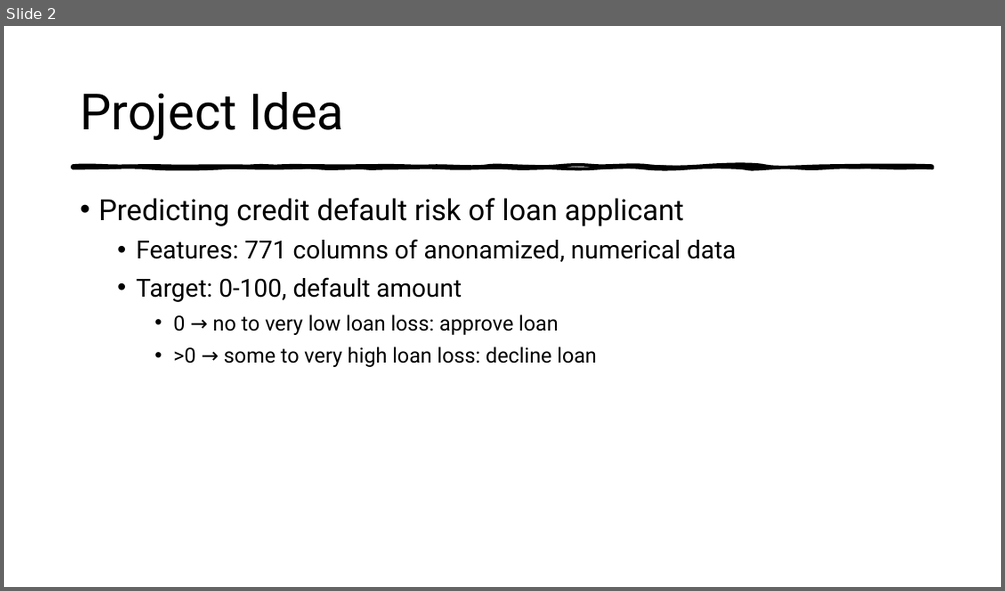
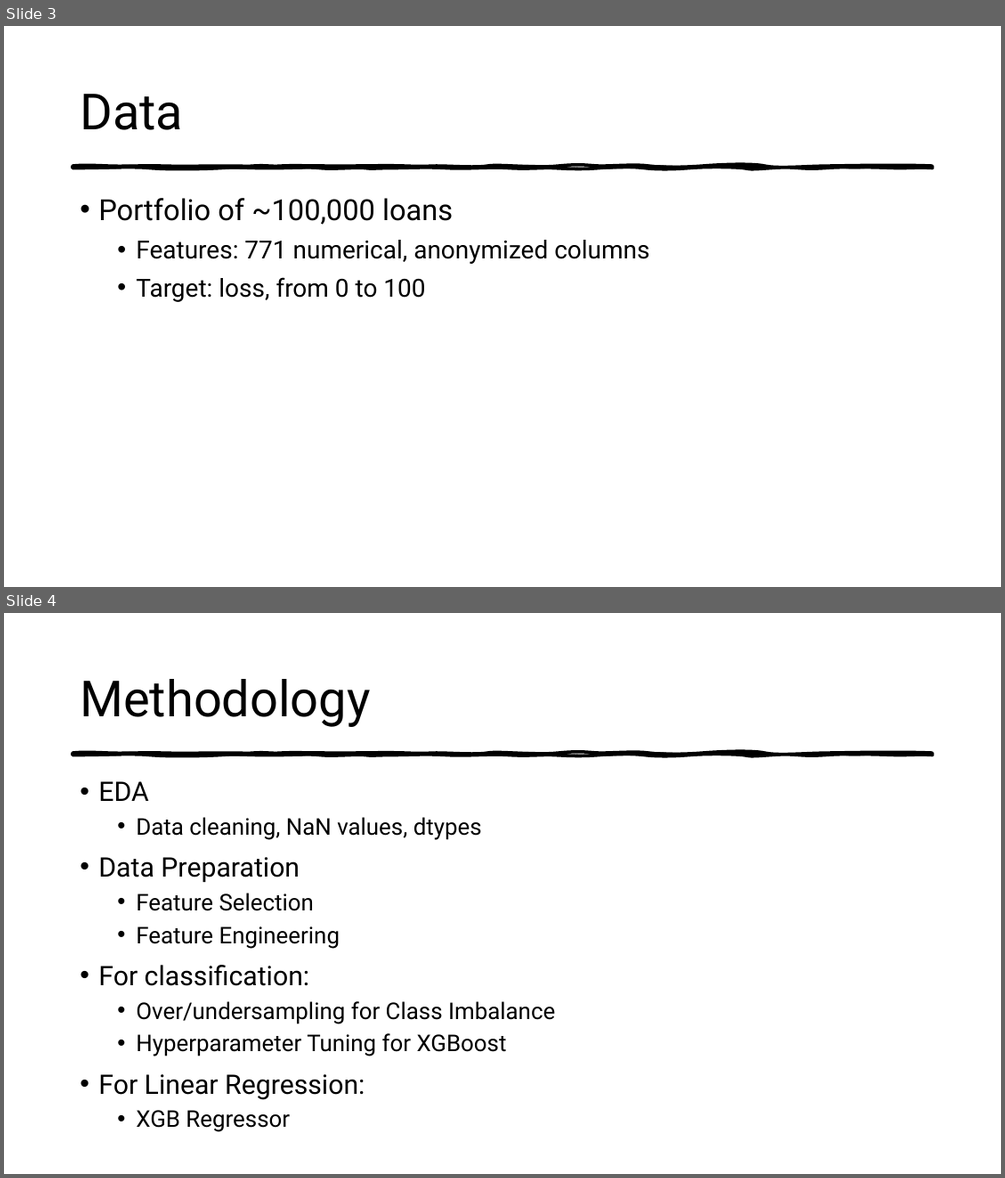
Before and after one commit to mdominguez2010/Loan-Loss, a slide deck: presentation/mvp .pptx. Shown one above the other, each under a label of ours: slide 2 before the commit, slides 3 and 4 after it. The pictures are 1005x591 and 1005x1178 pixels, drawn with LibreOffice and Linux fonts; fonts in the diff are those of the drawing. Boxes give left, top, right and bottom in pixels: in the first picture for what was removed or moved away, otherwise in the second. Text is boxed around its words. In the diff, an @@ line names an element or a change of style, - is before the commit and + after.

```diff
--- a/presentation/mvp .pptx
+++ b/presentation/mvp .pptx
@@ slide 4 added at bbox=[4, 613, 1001, 1174], background #FFFFFF; not listed: 1 template element that a slide beside it also shows @@
@@ title added at bbox=[80, 679, 370, 727], 48 pt, text #000000 @@
+Methodology
@@ text added at bbox=[98, 781, 555, 1132], 22.2 pt, text #000000 @@
+• EDA
+  • Data cleaning, NaN values, dtypes
+• Data Preparation
+  • Feature Selection
+  • Feature Engineering
+• For classification:
+  • Over/undersampling for Class Imbalance
+  • Hyperparameter Tuning for XGBoost
+• For Linear Regression:
+  • XGB Regressor
@@ what was slide 2 is now slide 3 @@
@@ slide 3 changed as well @@
@@ title at bbox=[80, 94, 183, 130]: text changed @@
-Project Idea
+Data
@@ text at bbox=[98, 198, 649, 302]: text changed @@
-• Predicting credit default risk of loan applicant
-  • Features: 771 columns of anonamized, numerical data
-  • Target: 0-100, default amount
-    • 0 → no to very low loan loss: approve loan
-    • >0 → some to very high loan loss: decline loan
+• Portfolio of ~100,000 loans
+  • Features: 771 numerical, anonymized columns
+  • Target: loss, from 0 to 100
```
Also in this commit, not shown: 2 other slides changed, 5 other slides added, 3 slides removed, 5 other files.
